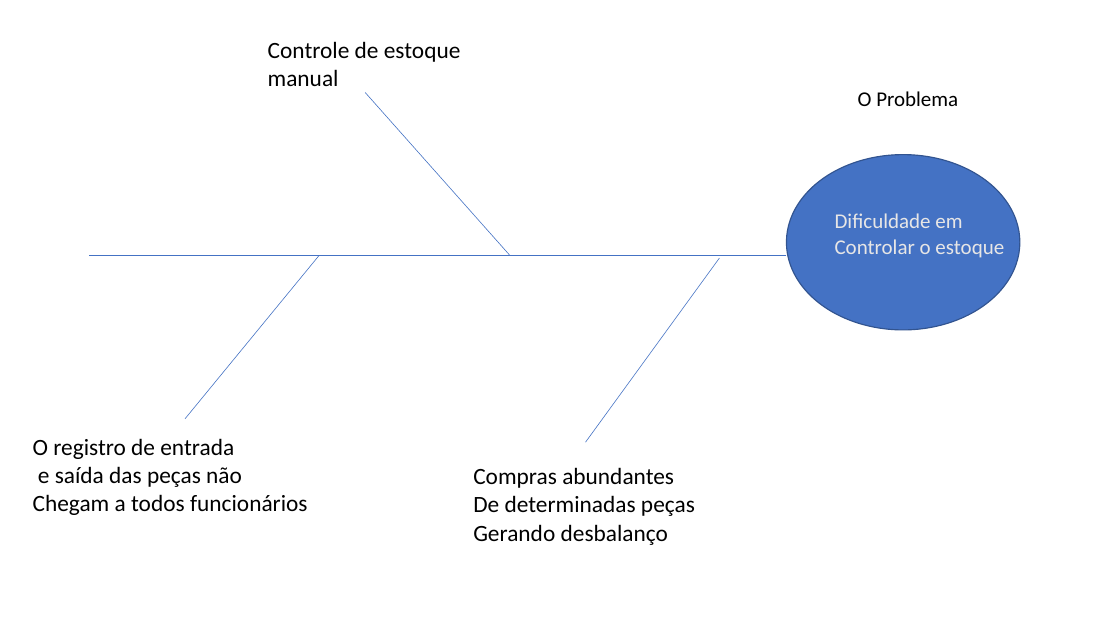
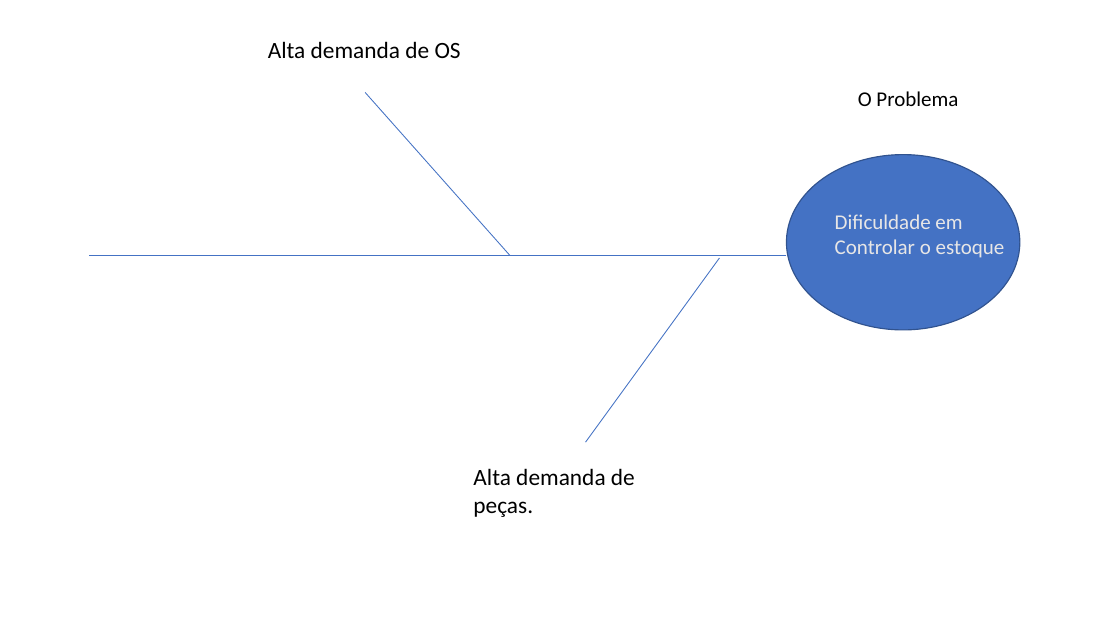
Before and after one commit to ClaudioToledoGHT/GHT_Team, a slide deck: slide 1 of 08 - Análise das Causas Raizes.pptx. Drawn at 1120x630 pixels with LibreOffice and Linux fonts; fonts in the diff are those of the drawing. Boxes give left, top, right and bottom in pixels: in the first picture for what was removed or moved away, otherwise in the second. Text is boxed around its words. In the diff, an @@ line names an element or a change of style, - is before the commit and + after.

```diff
--- a/08 - Análise das Causas Raizes.pptx
+++ b/08 - Análise das Causas Raizes.pptx
@@ text at (268,41,461,58): text changed @@
-Controle de estoque
-manual
+Alta demanda de OS
@@ line (510, 255) - (365, 92): stroke #4472C4 0.5 pt to #4472C4 0.75 pt @@
@@ ellipse at (786,155,1020,330): outline #325491 1 pt to #31538F 1 pt @@
@@ line removed from (319, 255) to (185, 419) @@
@@ line (720, 258) - (586, 442): stroke #4472C4 0.5 pt to #4472C4 0.75 pt @@
@@ text removed at (33,438,308,515) @@
-O registro de entrada
-e saída das peças não
-Chegam a todos funcionários
@@ text at (473,468,635,517): text changed @@
-Compras abundantes
-De determinadas peças
-Gerando desbalanço
+Alta demanda de peças.
```
Also in this commit, not shown: 31 other files.
